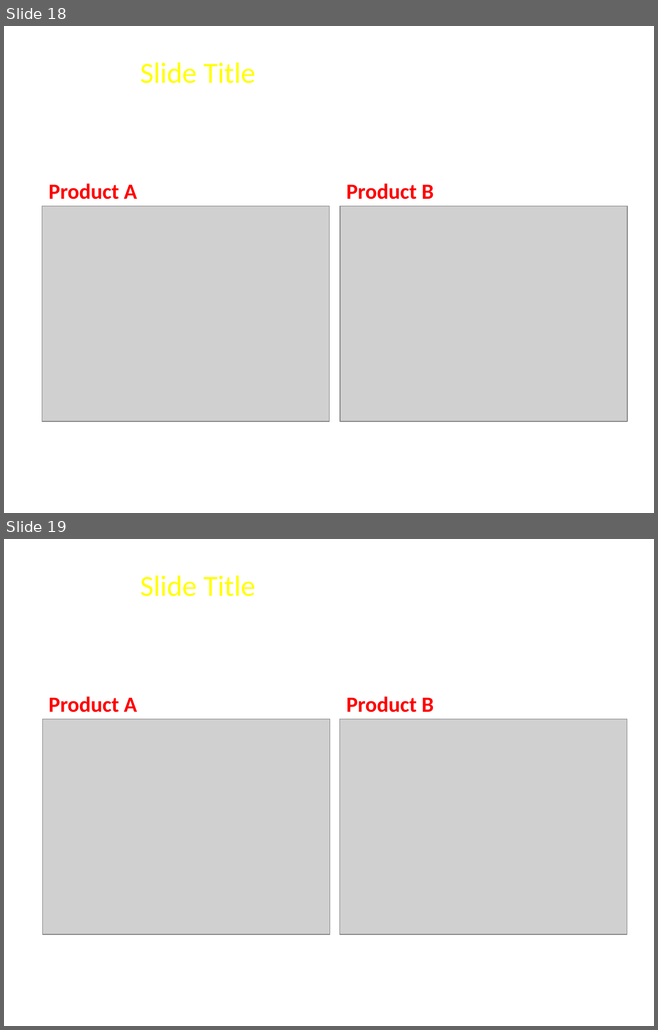
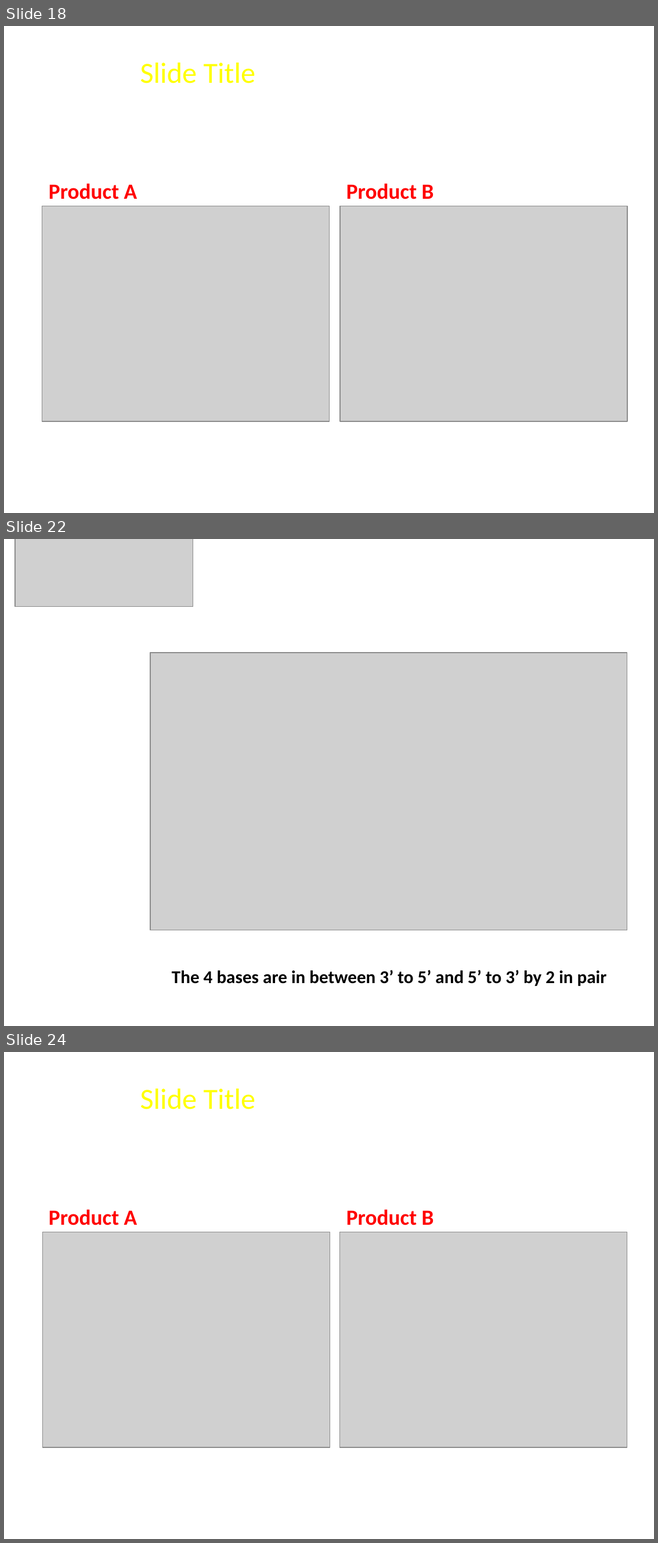
Before and after one commit to FeedMapping/Schema, a slide deck: slide/ppt/Mapping-Ideas.pptx. Shown one above the other, each under a label of ours: slides 18 and 19 before the commit, slides 18, 22 and 24 after it; the slides between them are not shown. The pictures are 658x1030 and 658x1543 pixels, drawn with LibreOffice and Linux fonts; fonts in the diff are those of the drawing; grey boxes stand for pictures; background and template pictures are left out. Boxes give left, top, right and bottom in pixels: in the first picture for what was removed or moved away, otherwise in the second. Text is boxed around its words. In the diff, an @@ line names an element or a change of style, - is before the commit and + after.

```diff
--- a/slide/ppt/Mapping-Ideas.pptx
+++ b/slide/ppt/Mapping-Ideas.pptx
@@ slide 22 added at (x1=4, y1=539, x2=654, y2=1026), background picture (left out) @@
@@ picture added at (x1=15, y1=539, x2=193, y2=606) @@
@@ picture added at (x1=150, y1=653, x2=626, y2=931) @@
@@ title added at (x1=172, y1=970, x2=607, y2=986), 20 pt, text #000000, bold @@
+The 4 bases are in between 3’ to 5’ and 5’ to 3’ by 2 in pair
@@ what was slide 19 is now slide 24 @@
```
Also in this commit, not shown: 3 slides changed, 6 other slides added, 3 slides removed.
